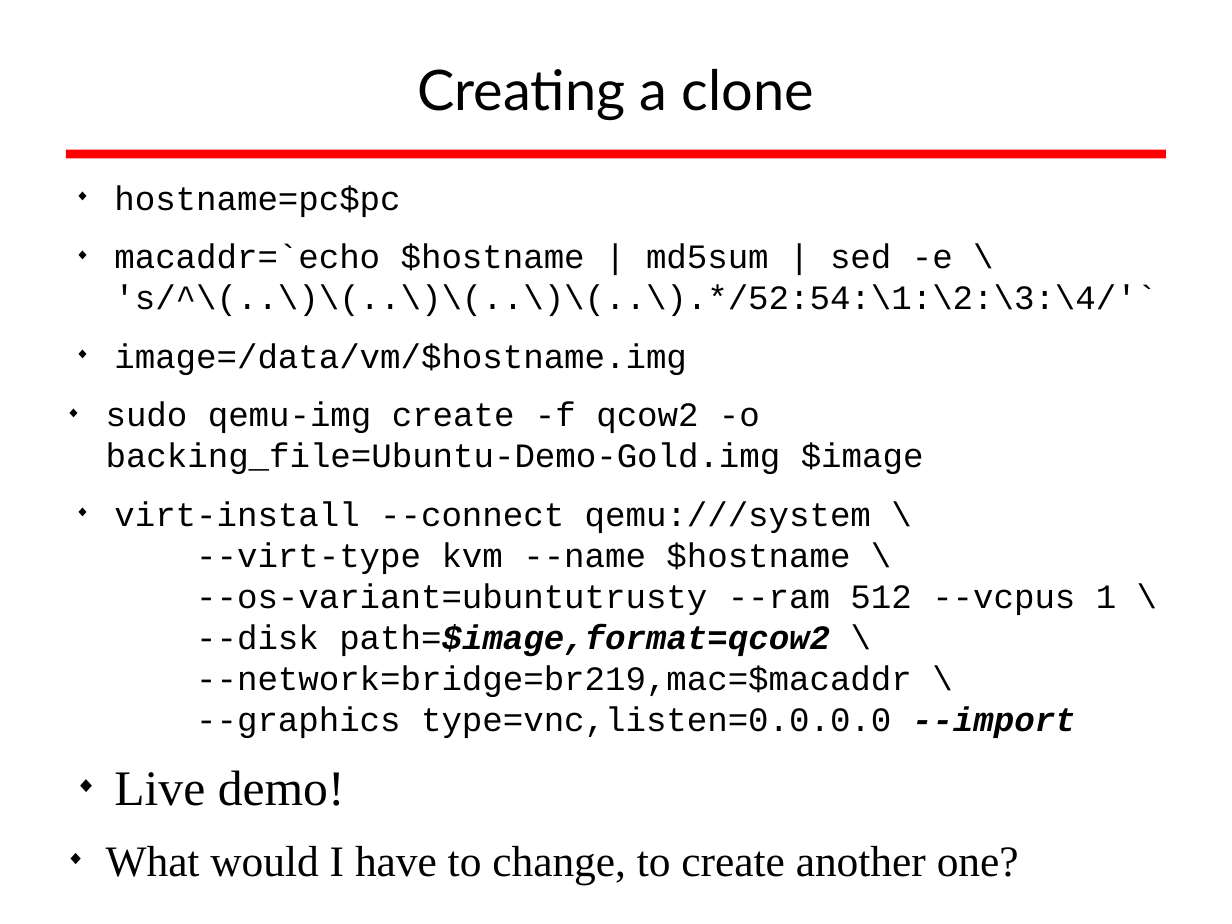
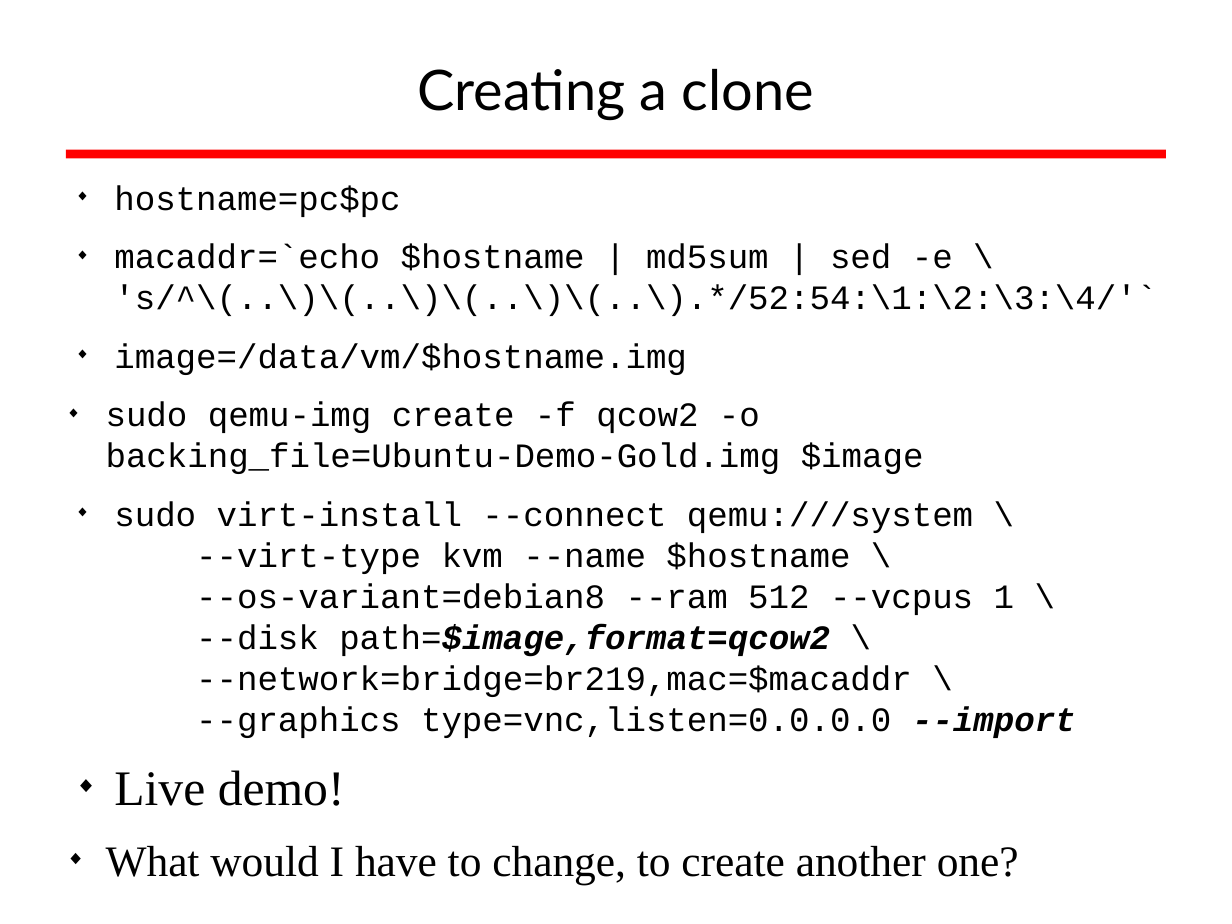
Before and after one commit to afnog/sse, a slide deck: slide 11 of virtualization/afnog_2016_virtualization_kvm_cw.odp. Drawn at 1232x924 pixels with LibreOffice and Linux fonts; fonts in the diff are those of the drawing; background and template pictures are left out. Boxes give left, top, right and bottom in pixels: in the first picture for what was removed or moved away, otherwise in the second. Text is boxed around its words. In the diff, an @@ line names an element or a change of style, - is before the commit and + after.

Commit message:
/ ‘virtualization/afnog_2016_virtualization_kvm_cw.odp’

```diff
--- a/virtualization/afnog_2016_virtualization_kvm_cw.odp
+++ b/virtualization/afnog_2016_virtualization_kvm_cw.odp
@@ text at [114,501,1076,738]: text changed @@
-◆ virt-install --connect qemu:///system \
-  --virt-type kvm --name $hostname \
-  --os-variant=ubuntutrusty --ram 512 --vcpus 1 \
-  --disk path=$image,format=qcow2 \
-  --network=bridge=br219,mac=$macaddr \
-  --graphics type=vnc,listen=0.0.0.0 --import
+◆ sudo virt-install --connect qemu:///system \
+  --virt-type kvm --name $hostname \
+  --os-variant=debian8 --ram 512 --vcpus 1 \
+  --disk path=$image,format=qcow2 \
+  --network=bridge=br219,mac=$macaddr \
+  --graphics type=vnc,listen=0.0.0.0 --import
```
Also in this commit, not shown: 3 other slides changed, 1 slide added.
